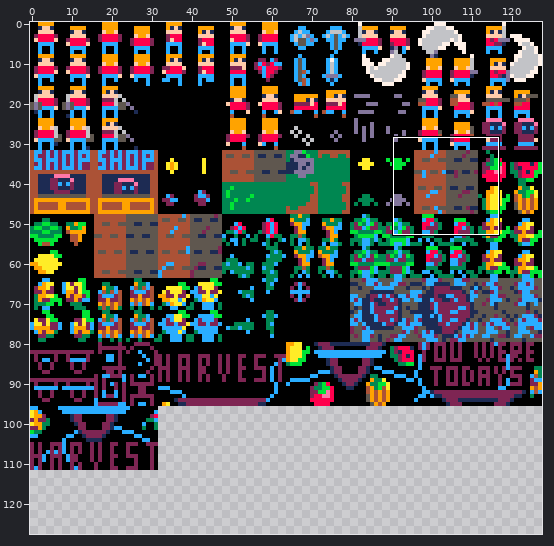
File history of a sprite sheet, GMTK-GameJam2020-Game/Farm_Sin.png. The picture above shows the old version from afar; the outline marks the close-up.
Close-up. Earlier state:
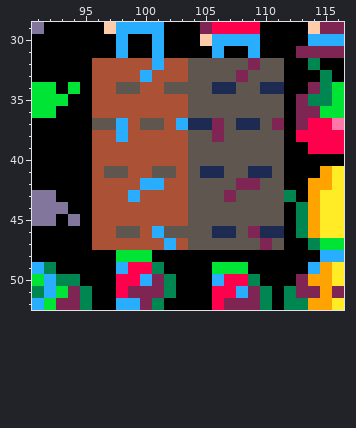
The file is 128x128 pixels. Shown: x 91..116, y 29..52. The commit also changed other parts of the picture, which this record leaves out.
After:
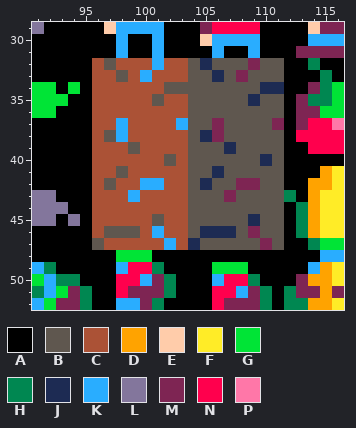
Palette (. is transparent): A #000000  B #5f574f  C #ab5236  D #ffa300  E #ffccaa  F #ffec27  G #00e436  H #008751  J #1d2b53  K #29adff  L #83769c  M #7e2553  N #ff004d  P #ff77a8
The edit:
Colour C becomes colour B in row 32 at x 97; in row 33 at x 98; in row 35 at x 101; in row 38 at x 97; in row 39 at x 99; in row 40 at x 102.
Colour C becomes colour B in row 42 at x 97; in row 45 at x 101; in row 46 at x 97; in row 47 at x 96.
Colour J becomes colour B in row 34 at x 106 to 107; in row 37 at x 104 to 105 and 108 to 109; in row 41 at x 105 and 109 to 110; in row 46 at x 110 to 111.
Colour B becomes colour C in row 34 at x 98 to 99; in row 37 at x 96 to 97 and 100 to 101; in row 41 at x 97 and 101 to 102; in row 46 at x 102 to 103.
Colour B becomes colour J in row 32 at x 105; in row 33 at x 106; in row 35 at x 109; in row 38 at x 105; in row 39 at x 107; in row 40 at x 110.
Colour B becomes colour J in row 42 at x 105; in row 45 at x 109; in row 46 at x 105; in row 47 at x 104.
Changed places in both close-ups, as pixel boxes (x1, y1, x2, y2):
changed: (92, 58, 284, 250)
